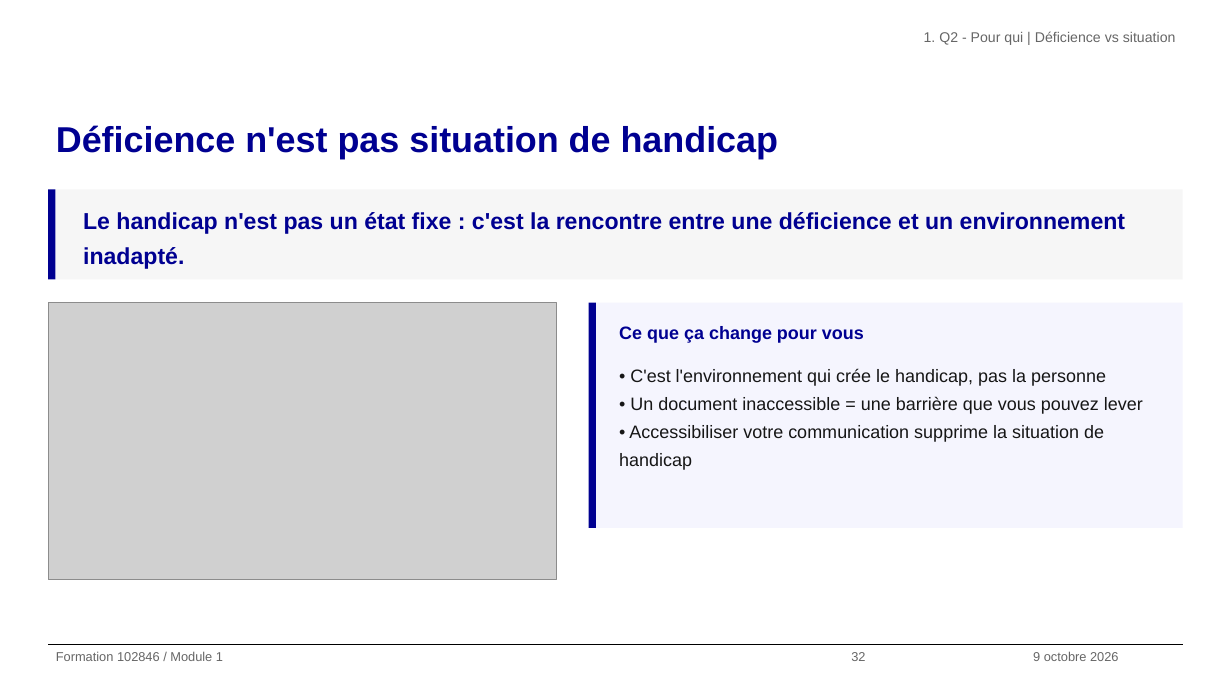
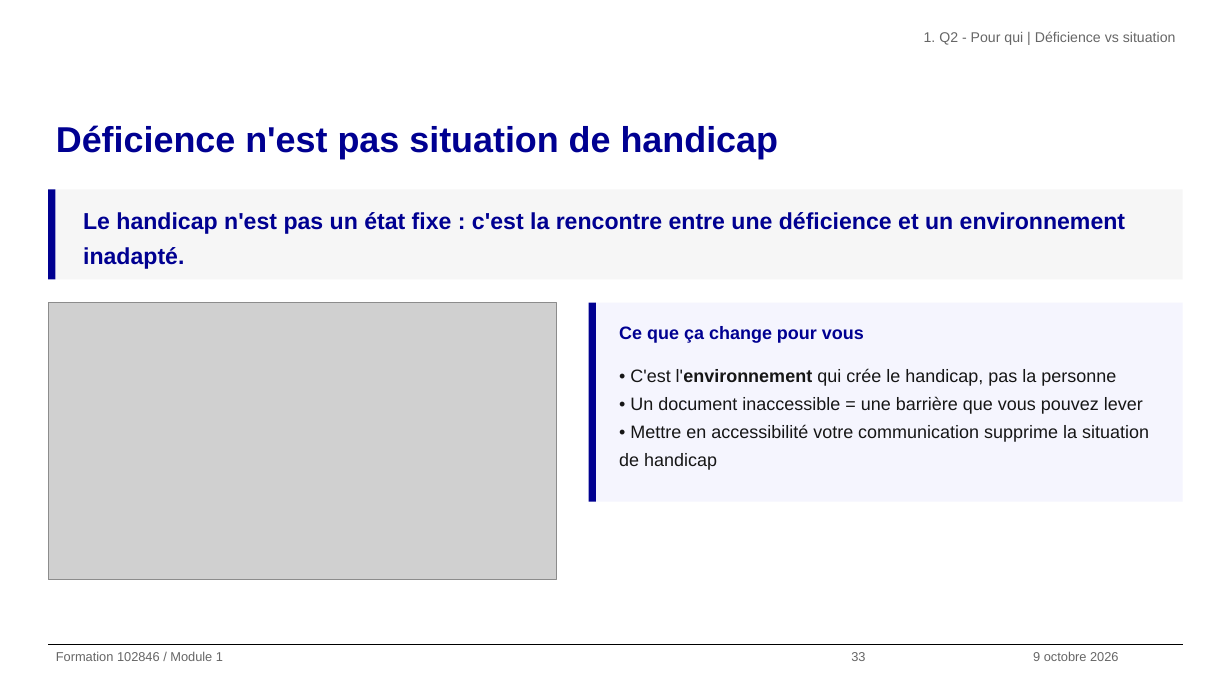
Before and after one commit to alexandra-guiderdoni/usine-fabrication-igpde-102846-ay11, a slide deck: slide 33 of livrables-IGPDE-2026-102846/Formateur/support-formation-102846-2026-IGPDE.pptx (slide 32 before the commit). Drawn at 1232x693 pixels with LibreOffice and Linux fonts; fonts in the diff are those of the drawing; grey boxes stand for pictures; background and template pictures are left out. Boxes give left, top, right and bottom in pixels: in the first picture for what was removed or moved away, otherwise in the second. Text is boxed around its words. In the diff, an @@ line names an element or a change of style, - is before the commit and + after.

```diff
--- a/livrables-IGPDE-2026-102846/Formateur/support-formation-102846-2026-IGPDE.pptx
+++ b/livrables-IGPDE-2026-102846/Formateur/support-formation-102846-2026-IGPDE.pptx
@@ rectangle: place and size @@
-rectangle at <box>589,302,596,528</box>
+rectangle at <box>589,302,596,501</box>
@@ rectangle: place and size @@
-rectangle at <box>596,302,1183,528</box>
+rectangle at <box>596,302,1183,501</box>
@@ text at <box>630,368,1116,386</box>: bold on in "l'environnement" @@
@@ text at <box>619,424,1149,470</box>: text changed @@
-• Accessibiliser votre communication supprime la situation de handicap
+• Mettre en accessibilité votre communication supprime la situation de handicap
@@ text at <box>851,652,865,661</box>: text changed @@
-32
+33
```
Also in this commit, not shown: 60 other slides changed, 1 slide added, 1 slide removed, 52 other files.
